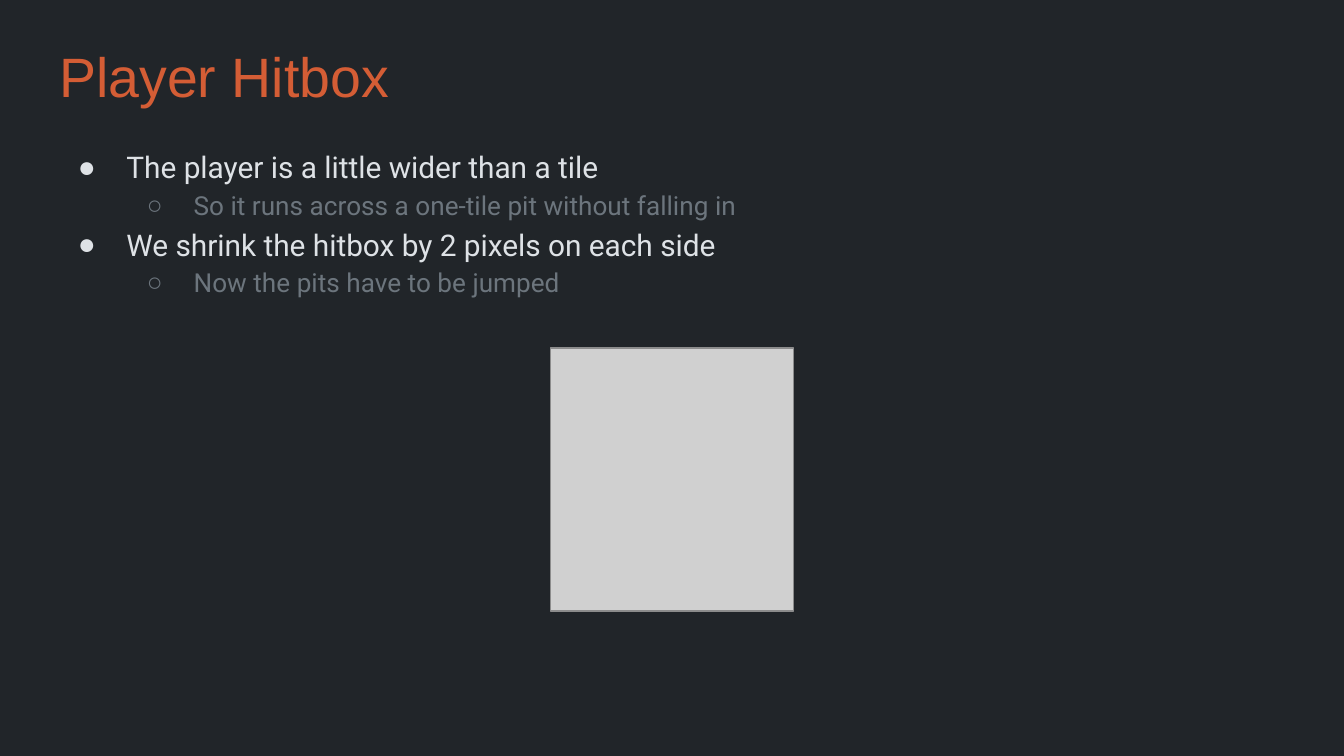
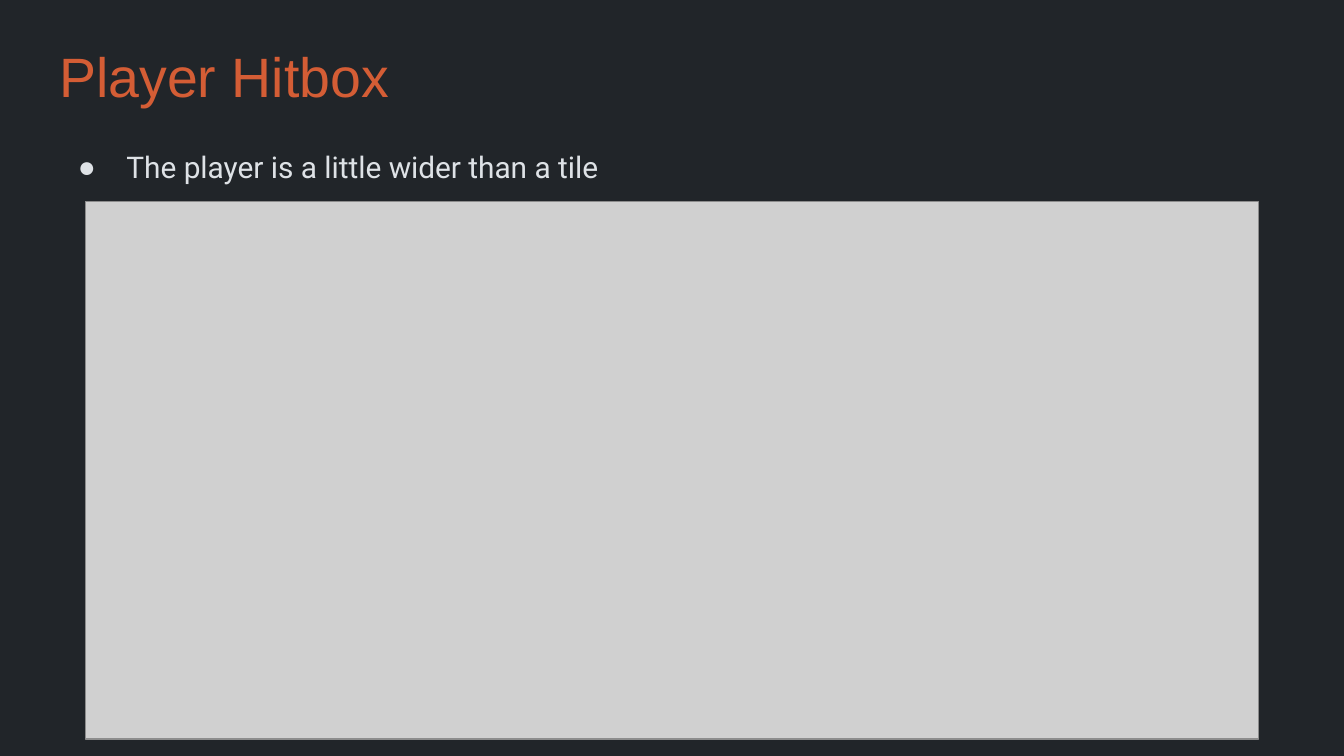
Before and after one commit to Metamate/gar, a slide deck: slide 18 of slides/06 Super Mario Bros.pptx (slide 17 before the commit). Drawn at 1344x756 pixels with LibreOffice and Linux fonts; fonts in the diff are those of the drawing; grey boxes stand for pictures. Boxes give left, top, right and bottom in pixels: in the first picture for what was removed or moved away, otherwise in the second. Text is boxed around its words. In the diff, an @@ line names an element or a change of style, - is before the commit and + after.

```diff
--- a/slides/06 Super Mario Bros.pptx
+++ b/slides/06 Super Mario Bros.pptx
@@ picture added at (x1=86, y1=202, x2=1259, y2=739) @@
@@ text at (x1=126, y1=195, x2=736, y2=298): paragraphs removed @@
-  ○ So it runs across a one-tile pit without falling in
-● We shrink the hitbox by 2 pixels on each side
-  ○ Now the pits have to be jumped
@@ picture removed at (x1=551, y1=348, x2=794, y2=612) @@
```
Also in this commit, not shown: 2 other slides changed, 2 slides added, 11 other files.
